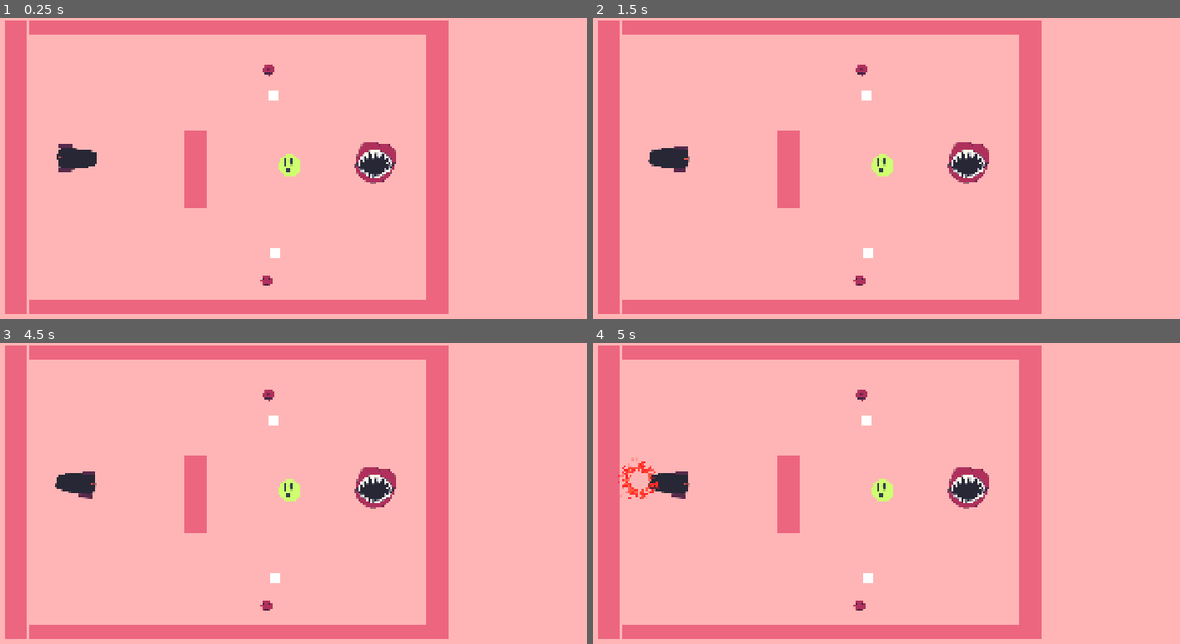
Above: before the commit, frames 1-4 (two rows, left to right).
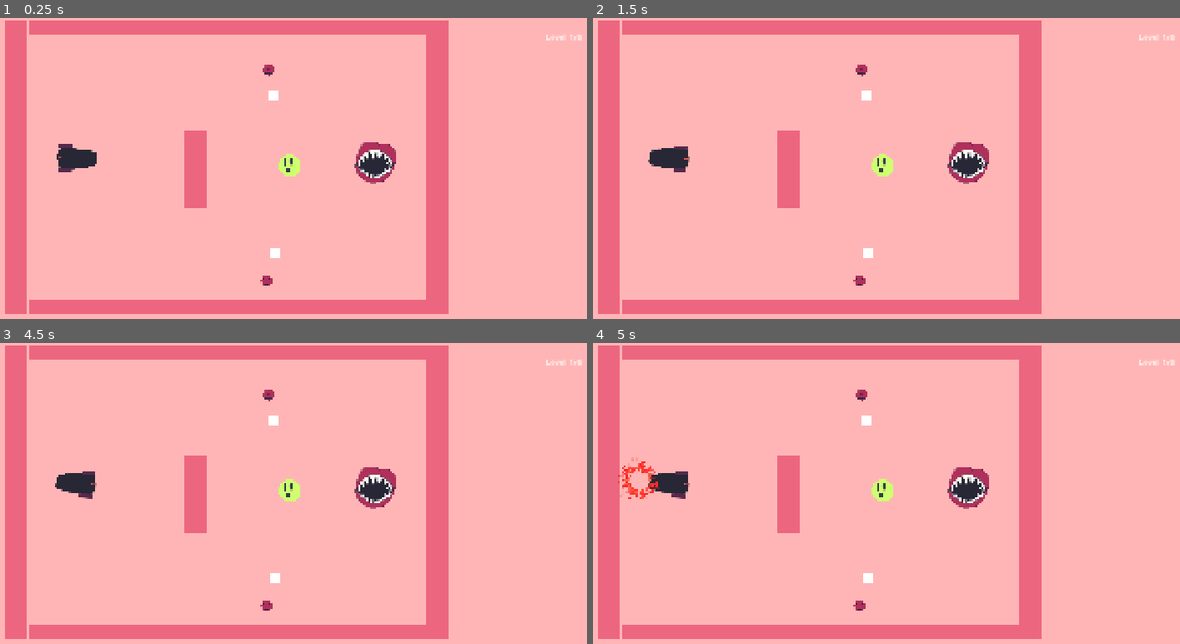
Above: after the commit, the same moments.

Repository: rmkubik/chain-reaction
Game: Godot game, scene res://game.tscn
Same seed, same stepped clock (60 frames per second), same inputs: the game is played once before the commit and once after it.
Inputs (mouse positions are in pixels of both pictures, inside the frame that each line leads up to):
- Up to frame 1 (0.25 s): no input
- Up to frame 2 (1.5 s): tap Enter at 0.5 s; drag from (669, 159) to (968, 162) at 0.52 s; drag from (745, 225) to (968, 162) at 1.27 s
- Up to frame 3 (4.5 s): tap Space at 2, 3.5 s; move the mouse to (352, 448) at 2.02 s; tap R at 2.1, 3.6 s; click (352, 448) at 2.17 s; tap Enter at 2.75, 4.25 s; drag from (252, 604) to (88, 475) at 2.77 s; move the mouse to (487, 586) at 3.52 s; click (487, 586) at 3.67 s; drag from (88, 475) to (375, 487) at 4.27 s
- Up to frame 4 (5 s): no input

The runs differ from the first frame. In frame 1, less than 0.1% of the frame differs, in the area x 93-100%, y 5-8%; in frame 2, less than 0.1%; in frame 3, less than 0.1%; in frame 4, less than 0.1%.

Commit message:
Add level counter

Diff:
--- a/game.gd
+++ b/game.gd
@@ -2,6 +2,7 @@
 
 
 @export var levels: Array[PackedScene]
+@export var levelCounter: Label
 
 var level : Node2D
 var currentLevel = 0
@@ -25,6 +26,8 @@
 	if level != null:
 		level.queue_free()
 
+	levelCounter.text = "Level %s/%s" % [str(currentLevel + 1), str(levels.size())]
+
 	level = levels[currentLevel].instantiate()
 	add_child(level)
 	assert(level.goal != null, "Level must have a Goal node specified!")
--- a/game.tscn
+++ b/game.tscn
@@ -8,6 +8,19 @@
 [ext_resource type="PackedScene" uid="uid://cdyq20tyijvav" path="res://oliver_level3.tscn" id="6_ryrav"]
 [ext_resource type="PackedScene" uid="uid://b1n7vuwtjhhn" path="res://oliver_level4.tscn" id="7_eow3j"]
 
-[node name="Game" type="Node2D"]
+[sub_resource type="LabelSettings" id="LabelSettings_eow3j"]
+font_size = 24
+
+[node name="Game" type="Node2D" node_paths=PackedStringArray("levelCounter")]
 script = ExtResource("1_80nbo")
 levels = Array[PackedScene]([ExtResource("2_e2o6t"), ExtResource("3_fc0e3"), ExtResource("4_7jktm"), ExtResource("2_7jktm"), ExtResource("6_ryrav"), ExtResource("7_eow3j")])
+levelCounter = NodePath("LevelCounter")
+
+[node name="LevelCounter" type="Label" parent="."]
+offset_left = 1707.0
+offset_top = 36.0
+offset_right = 1839.0
+offset_bottom = 70.0
+text = "Level 1/X"
+label_settings = SubResource("LabelSettings_eow3j")
+metadata/_edit_use_anchors_ = true
Not shown: 1 places in game.tscn that only renumber resources
